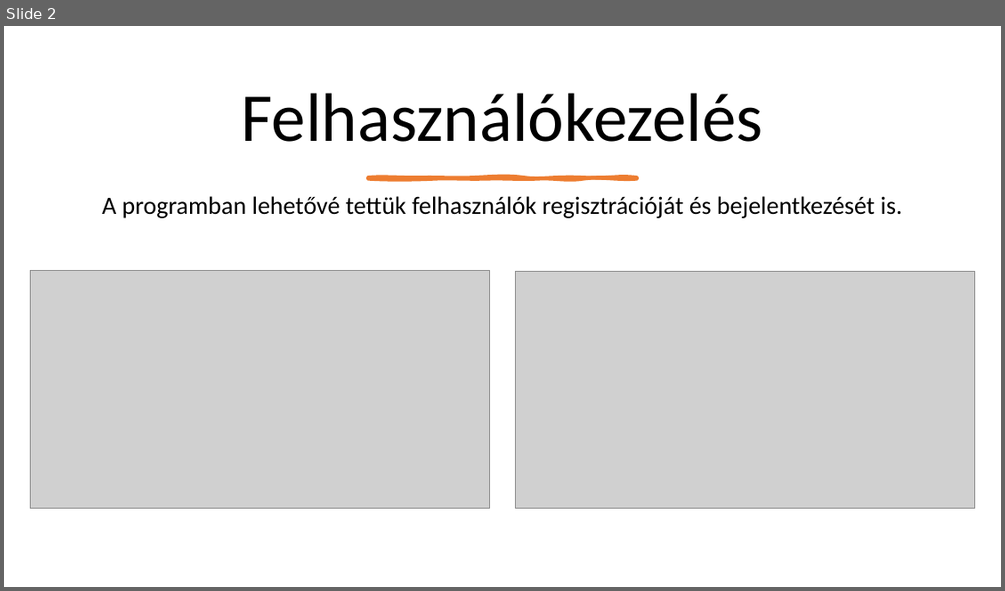
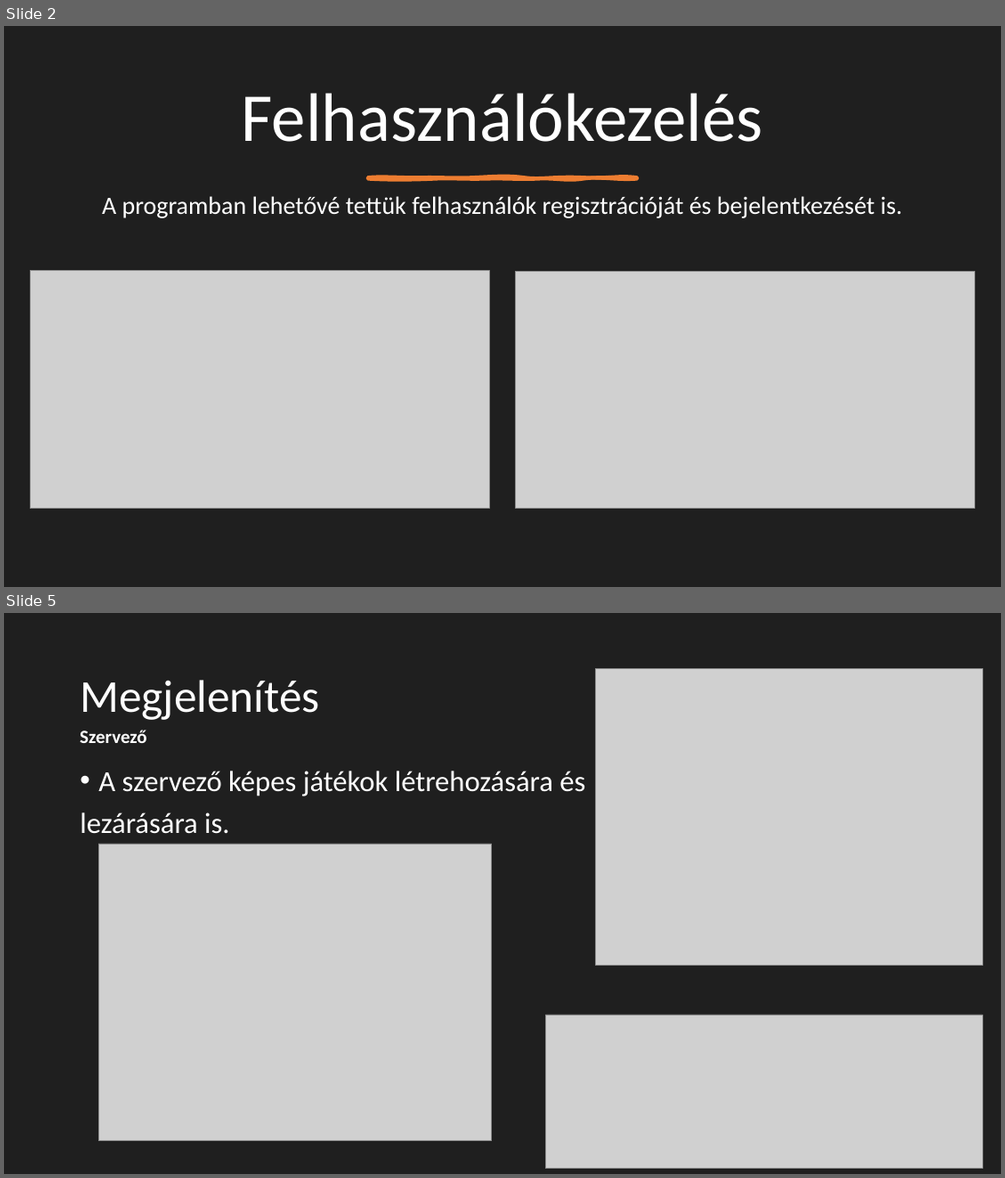
Before and after one commit to PasioteStudio/dusza2024_1, a slide deck: Dusza.pptx. Shown one above the other, each under a label of ours: slide 2 before the commit, slides 2 and 5 after it; the slides between them are not shown. The pictures are 1005x591 and 1005x1178 pixels, drawn with LibreOffice and Linux fonts; fonts in the diff are those of the drawing; grey boxes stand for pictures. Boxes give left, top, right and bottom in pixels: in the first picture for what was removed or moved away, otherwise in the second. Text is boxed around its words. In the diff, an @@ line names an element or a change of style, - is before the commit and + after.

```diff
--- a/Dusza.pptx
+++ b/Dusza.pptx
@@ slide 5 added at [4, 613, 1001, 1174], background #1F1F1F @@
@@ title added at [80, 680, 320, 720], 44 pt, text #FFFFFF @@
+Megjelenítés
@@ picture added at [596, 668, 983, 965] @@
@@ text added at [80, 730, 146, 743], 18 pt, text #FFFFFF, bold @@
+Szervező
@@ text added at [80, 771, 585, 834], 28 pt, text #FFFFFF @@
+• A szervező képes játékok létrehozására és
+lezárására is.
@@ picture added at [98, 844, 492, 1141] @@
@@ picture added at [545, 1014, 982, 1168] @@
@@ slide 2 changed as well @@
@@ background #FFFFFF to #1F1F1F @@
@@ title "Felhasználókezelés" at [242, 93, 763, 142]: text colour #000000 to #FFFFFF @@
@@ text "A programban lehetővé tettük felhasználók ..." at [102, 196, 902, 218]: text colour #000000 to #FFFFFF @@
```
Also in this commit, not shown: 2 other slides changed, 5 other slides added, 6 other files.
